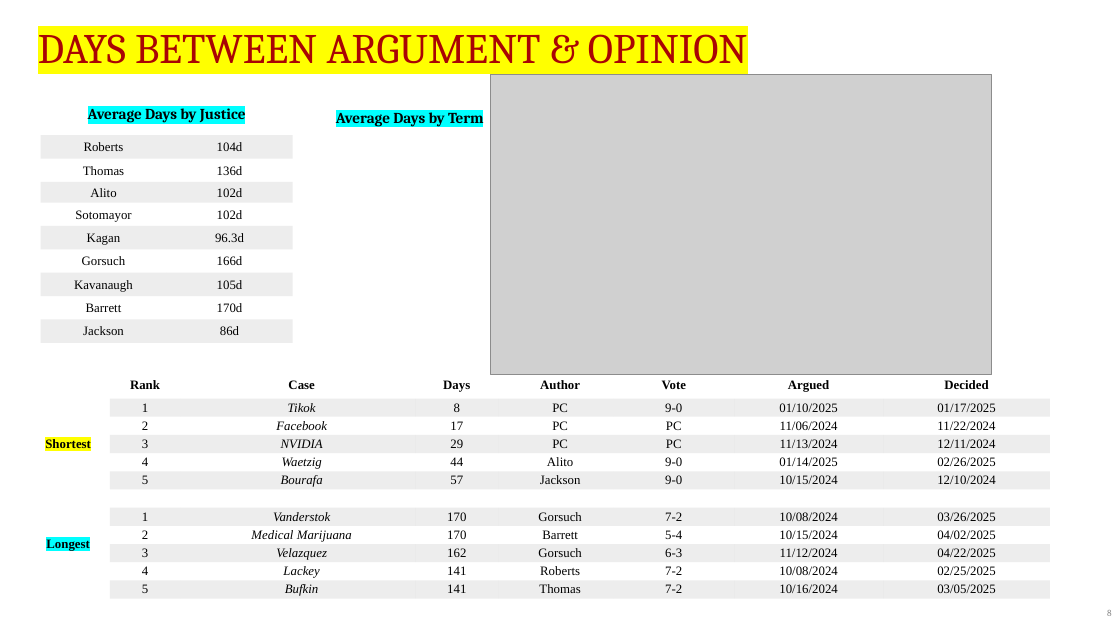
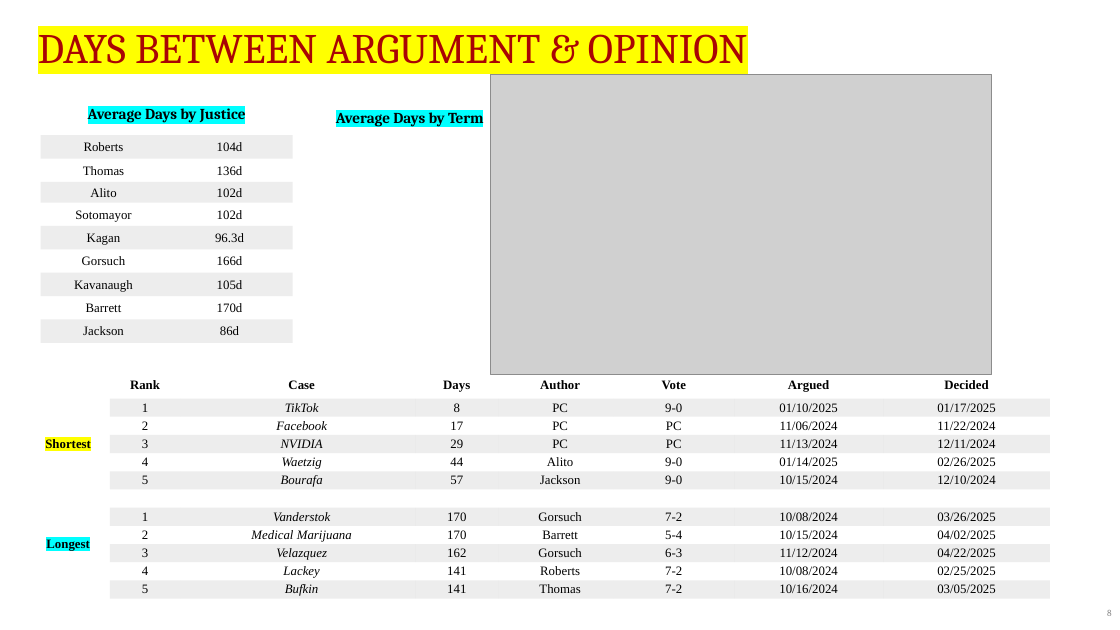
Before and after one commit to JakeTruscott/scotuswatch, a slide deck: slide 8 of Stat Reviews/OT24_StatReview/compilation/SCOTUSBlog/statpack_OT24.pptx. Drawn at 1120x630 pixels with LibreOffice and Linux fonts; fonts in the diff are those of the drawing; grey boxes stand for pictures. Boxes give left, top, right and bottom in pixels: in the first picture for what was removed or moved away, otherwise in the second. Text is boxed around its words. In the diff, an @@ line names an element or a change of style, - is before the commit and + after.

```diff
--- a/Stat Reviews/OT24_StatReview/compilation/SCOTUSBlog/statpack_OT24.pptx
+++ b/Stat Reviews/OT24_StatReview/compilation/SCOTUSBlog/statpack_OT24.pptx
@@ table at box(27, 372, 1051, 600) @@
-row 2, column 3: Tikok
+row 2, column 3: TikTok
```
Also in this commit, not shown: 7 other files.
